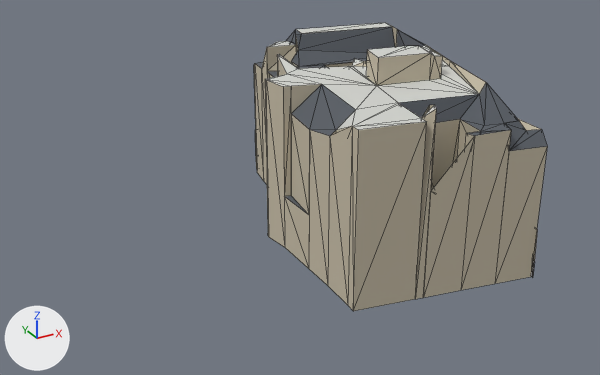
A saved change to the glTF model public/canal-drive/models/handelsbank-singel-250.lod2.glb.
Both versions are drawn from a 50 mm camera at (-57.9, -83.3, 52.7) aimed at (-10.2, 3.5, 9.3). Lighting does not change. The marker at lower left points along +X, +Y and +Z. The picture after the commit comes second. Mesh edges are drawn as thin lines. Vertices at exactly the same position are counted once.

The scene before the commit, as lines of its bpy script (objects in view):
```python
mat_material_0 = principled_material('Material_0')
mat_material_0.base_color = (0.584, 0.521, 0.397)  # light grey #c9bfa9
mat_material_0.roughness = 1.0
mat_material_1 = principled_material('Material_1')
mat_material_1.base_color = (0.102, 0.114, 0.133)  # dark grey #5a5f66
mat_material_1.roughness = 1.0
mat_material_2 = principled_material('Material_2')
mat_material_2.base_color = (0.658, 0.665, 0.631)  # light grey #d4d5d0
mat_material_2.roughness = 1.0
mat_material_4 = principled_material('Material_4')
mat_material_4.base_color = (0.0369, 0.0437, 0.0513)  # dark grey #363b40
mat_material_4.roughness = 1.0
mat_material_5 = principled_material('Material_5')
mat_material_5.base_color = (0.0273, 0.0232, 0.0212)  # black #2e2a28
mat_material_5.roughness = 1.0
me_lod2 = bpy.data.meshes.new('lod2')
me_lod2.from_pydata(...)  # 216 vertices, 327 faces; spans x -0.71..0.71, y -1.0..1.0, z -0.53..0.53
# faces by material slot: [160, 20, 99, 4, 42, 2]
me_lod2.materials.append(mat_material_0)  # light grey #c9bfa9
me_lod2.materials.append(mat_material_3)  # beige #b8ad97
me_lod2.materials.append(mat_material_1)  # dark grey #5a5f66
me_lod2.materials.append(mat_material_5)  # black #2e2a28
me_lod2.materials.append(mat_material_2)  # light grey #d4d5d0
me_lod2.materials.append(mat_material_4)  # dark grey #363b40
ob_lod2 = bpy.data.objects.new('lod2', me_lod2)
ob_lod2.location = (5.45, 7.73, 13.1)
ob_lod2.scale = (24.8, 24.8, 24.8)
```
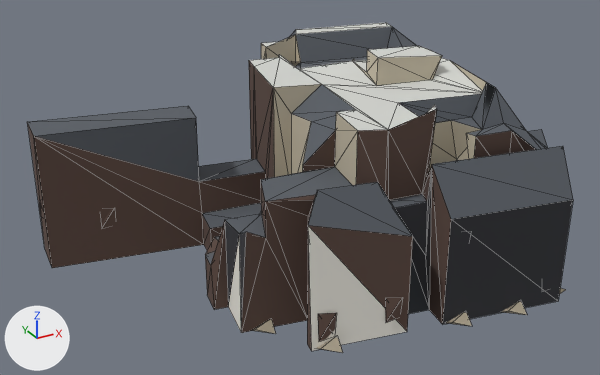
What differs and where, as boxes (x1, y1, x2, y2) in the pictures (600 x 375 px):
'lod2', recoloured, reshaped, moved, rescaled (86% wider, 15% taller)
    before: (254, 23, 547, 311)
    after: (27, 23, 573, 353)
part 1 of me_lod2, rebuilt (86% wider, 14% taller)
    before: (254, 23, 547, 311)
    after: (27, 23, 573, 351)
part 2 of me_lod2, built on
    before: (531, 229, 538, 277)
    after: (40, 204, 565, 353)

The change, as a diff of the scene's bpy script:
```diff
--- a/public/canal-drive/models/handelsbank-singel-250.lod2.glb.py
+++ b/public/canal-drive/models/handelsbank-singel-250.lod2.glb.py
@@ mat_material_0 @@
 mat_material_0 = principled_material('Material_0')
-mat_material_0.base_color = (0.584, 0.521, 0.397)  # light grey #c9bfa9
+mat_material_0.base_color = (0.112, 0.0685, 0.0545)  # brown #5e4a42
 mat_material_0.roughness = 1.0
@@ mat_material_1 @@
 mat_material_1 = principled_material('Material_1')
-mat_material_1.base_color = (0.102, 0.114, 0.133)  # dark grey #5a5f66
+mat_material_1.base_color = (0.0343, 0.0356, 0.0423)  # dark grey #34353a
 mat_material_1.roughness = 1.0
@@ mat_material_5 @@
 mat_material_5 = principled_material('Material_5')
-mat_material_5.base_color = (0.0273, 0.0232, 0.0212)  # black #2e2a28
+mat_material_5.base_color = (0.658, 0.665, 0.631)  # light grey #d4d5d0
 mat_material_5.roughness = 1.0
@@ mat_material_2 @@
 mat_material_2 = principled_material('Material_2')
-mat_material_2.base_color = (0.658, 0.665, 0.631)  # light grey #d4d5d0
+mat_material_2.base_color = (0.584, 0.521, 0.397)  # light grey #c9bfa9
 mat_material_2.roughness = 1.0
@@ mat_material_4 @@
 mat_material_4 = principled_material('Material_4')
-mat_material_4.base_color = (0.0369, 0.0437, 0.0513)  # dark grey #363b40
+mat_material_4.base_color = (0.102, 0.114, 0.133)  # dark grey #5a5f66
 mat_material_4.roughness = 1.0
@@ me_lod2 @@
 # used by ob_lod2; location = (5.45, 7.73, 13.1); scale = (24.8, 24.8, 24.8)
-me_lod2.from_pydata(...)  # 216 vertices, 327 faces; spans x -0.71..0.71, y -1.0..1.0, z -0.53..0.53
+me_lod2.from_pydata(...)  # 282 vertices, 432 faces; spans x -1.0..1.0, y -0.88..0.88, z -0.41..0.41
+# me_lod2 part 1: the loose piece of 188 vertices spanning x -0.71..0.7, y -0.99..0.99, z -0.53..0.53 is rebuilt with 193 vertices and now spans x -1.0..1.0, y -0.86..0.88, z -0.41..0.41
+# me_lod2 part 2
+# 6 vertices are removed from x 0.26..0.46, y -1.0..-0.19, z -0.53..-0.25
+# 8 faces are deleted
+# 89 vertices are added at x -0.99..1.0, y -0.88..0.88, z -0.41..-0.05
+# 16 new faces join them, mat_material_0 (brown #5e4a42)
+# 12 new faces join them, mat_material_2 (light grey #c9bfa9)
+# 18 new faces join them, mat_material_8 (dark grey #363b40)
+# 27 new faces join them, mat_material_6 (beige #b8ad97)
+# 8 new faces join them, mat_material_9 (black #2e2a28)
+# 2 new faces join them, mat_material_3 (light grey #e4e0d4)
+# other edits to the shape of me_lod2 do not show in these pictures
 me_lod2.materials.append(mat_material_0)
@@ me_lod2 @@
 me_lod2.materials.append(mat_material_4)
+me_lod2.materials.append(mat_material_7)  # white #ece9e0
+me_lod2.materials.append(mat_material_8)  # dark grey #363b40
+me_lod2.materials.append(mat_material_6)  # beige #b8ad97
+me_lod2.materials.append(mat_material_9)  # black #2e2a28
@@ ob_lod2 @@
 ob_lod2 = bpy.data.objects.new('lod2', me_lod2)
-ob_lod2.location = (5.45, 7.73, 13.1)
-ob_lod2.scale = (24.8, 24.8, 24.8)
+ob_lod2.location = (-8.83, 4.58, 13.1)
+ob_lod2.scale = (31.7, 31.7, 31.7)
```
